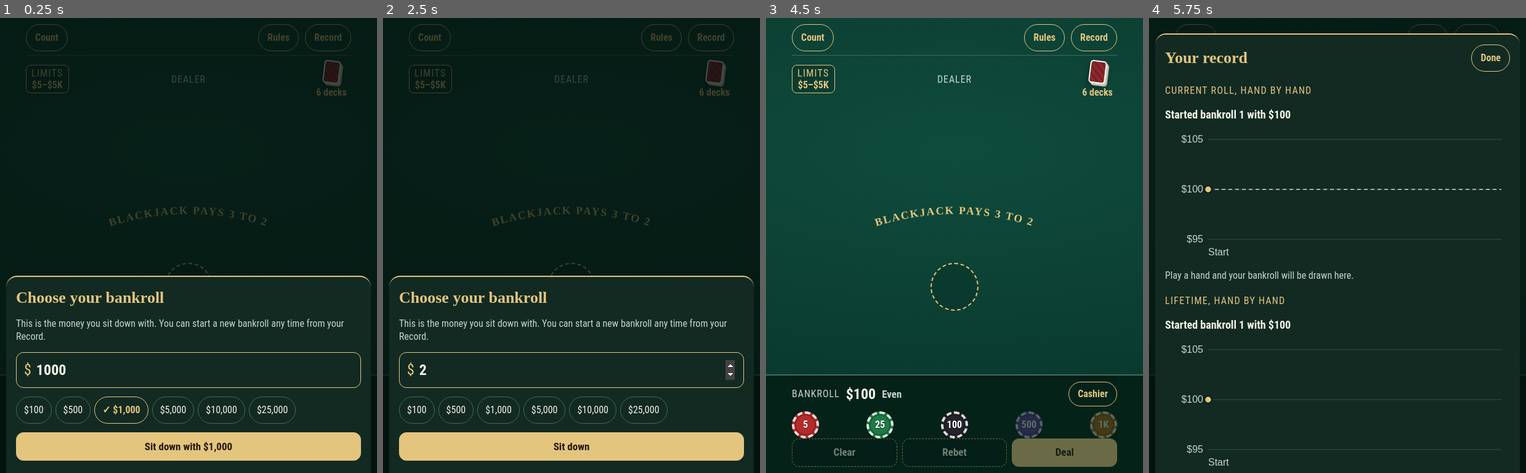
Above: before the commit, frames 1-4 (left to right).
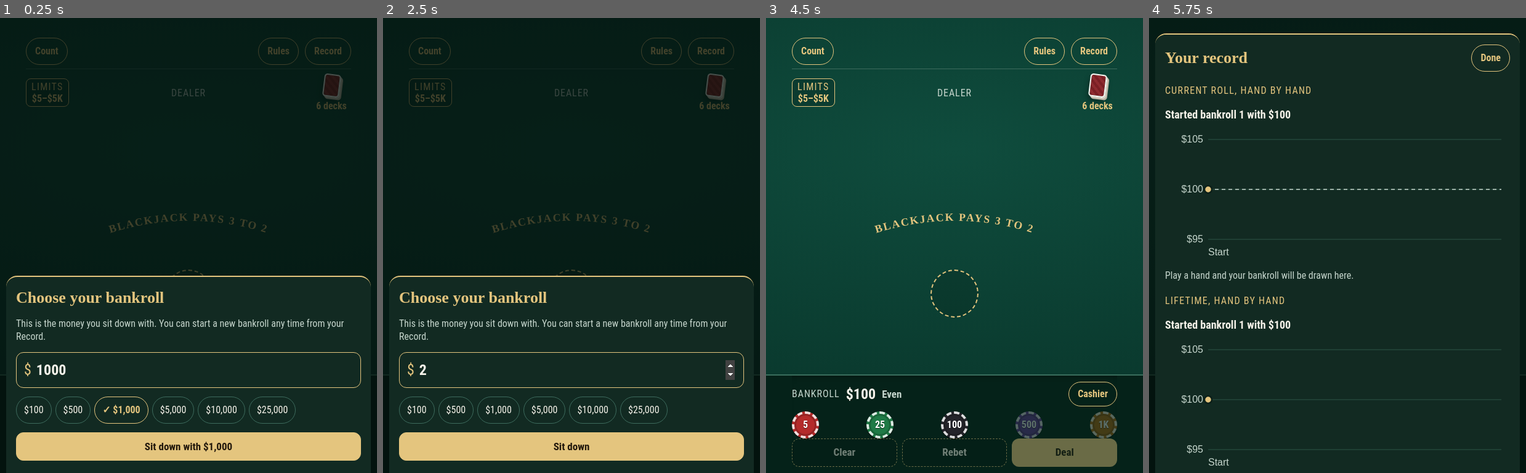
Above: after the commit, the same moments.

Repository: ahnnyc/Blackjack-
Game: browser game, page index.html
Same seed, same stepped clock (60 frames per second), same inputs: the game is played once before the commit and once after it.
Inputs (mouse positions are in pixels of both pictures, inside the frame that each line leads up to; where the layout moved, square brackets give the same spot in the first picture):
- Up to frame 1 (0.25 s): no input
- Up to frame 2 (2.5 s): move the mouse to (571, 227) [571, 218] at 1.07 s; click (571, 331) at 1.27 s; move the mouse to (533, 218) [533, 213] at 1.67 s; click (571, 295) at 1.87 s; move the mouse to (609, 218) [609, 213] at 2.27 s; click (575, 368) at 2.47 s; type "2" at 2.47 s
- Up to frame 3 (4.5 s): tap Enter at 2.5 s; move the mouse to (984, 231) [984, 222] at 2.87 s; click (954, 368) at 3.07 s; move the mouse to (905, 231) [905, 227] at 3.47 s; click "$100" at 3.67 s; move the mouse to (954, 218) [954, 209] at 4.07 s; click "Sit down with $100" at 4.27 s
- Up to frame 4 (5.75 s): move the mouse to (1397, 227) [1397, 218] at 4.67 s; click "Record" at 4.87 s; move the mouse to (1235, 195) at 5.27 s; click (1337, 404) at 5.47 s

The runs differ from the first frame. In frame 1, 1.7% of the frame differs, in the area x 6-94%, y 1-57%; in frame 2, 1.7%; in frame 3, 2.5%, in the area x 6-94%, y 1-66%; in frame 4, less than 0.1%.

Commit message:
Top buttons further below the clock-bar fade; plainer card letters
The top buttons start 44px below the clock bar instead of 22px. Card ranks
use the phone's own system typeface, where J no longer looks like a 3.

Co-Authored-By: Claude Opus 5.5 <noreply@anthropic.com>
Claude-Session: https://claude.ai/code/session_01Ni3H8S74X4EXKLd9nbNY4b

Diff:
--- a/index.html
+++ b/index.html
@@ -43,7 +43,7 @@
 #app{
   height:100%; max-width:560px; margin:0 auto; display:grid; grid-template-rows:auto 1fr auto;
   padding-left:max(16px, env(safe-area-inset-left, 0px)); padding-right:max(16px, env(safe-area-inset-right, 0px));
-  padding-block:calc(env(safe-area-inset-top, 0px) + 22px) 6px;
+  padding-block:calc(env(safe-area-inset-top, 0px) + 44px) 6px;
 }
 .num{font-variant-numeric:tabular-nums}
 
@@ -78,9 +78,9 @@
   font-family:var(--f-display);
 }
 .card + .card{margin-left:calc(var(--cw)*-.40)}
-.card .ix.ten{letter-spacing:-.11em}
+.card .ix.ten{letter-spacing:-.09em}
 .card.red{color:var(--card-red)}
-.card .ix{position:absolute;top:3px;left:4px;display:flex;flex-direction:column;align-items:center;line-height:.95;font-family:var(--f-ui);font-weight:700;letter-spacing:-.05em;font-size:max(21px, calc(var(--cw)*.46))}
+.card .ix{position:absolute;top:3px;left:4px;display:flex;flex-direction:column;align-items:center;line-height:.95;font-family:-apple-system, BlinkMacSystemFont, 'Helvetica Neue', 'Segoe UI', Roboto, Arial, sans-serif;font-weight:700;letter-spacing:-.03em;font-size:max(21px, calc(var(--cw)*.46))}
 .card .ix i{font-style:normal;letter-spacing:0;margin-top:1px;font-size:max(19px, calc(var(--cw)*.36))}
 .card .pip{position:absolute;right:5px;bottom:3px;font-size:calc(var(--cw)*.62);line-height:1}
 .card.back{background:repeating-linear-gradient(45deg,#7a1f24 0 6px,#8e2a2f 6px 12px);border:3px solid var(--card)}
--- a/sw.js
+++ b/sw.js
@@ -2,7 +2,7 @@
 // The game page itself is fetched fresh whenever the phone is online, so an update shows
 // on the very next open; the saved copy is used only when offline or the network is slow.
 // Change VERSION whenever index.html changes.
-const VERSION = 'bj-2026-11-25.2';
+const VERSION = 'bj-2026-11-25.3';
 const CORE = ['./', 'index.html', 'manifest.webmanifest', 'icon-180.png', 'icon-192.png', 'icon-512.png'];
 const PAGE_WAIT_MS = 3000;   // how long to wait for the network before using the saved copy
 
--- a/tools/game.html
+++ b/tools/game.html
@@ -63,9 +63,9 @@
   font-family:var(--f-display);
 }
 .card + .card{margin-left:calc(var(--cw)*-.40)}
-.card .ix.ten{letter-spacing:-.11em}
+.card .ix.ten{letter-spacing:-.09em}
 .card.red{color:var(--card-red)}
-.card .ix{position:absolute;top:3px;left:4px;display:flex;flex-direction:column;align-items:center;line-height:.95;font-family:var(--f-ui);font-weight:700;letter-spacing:-.05em;font-size:max(21px, calc(var(--cw)*.46))}
+.card .ix{position:absolute;top:3px;left:4px;display:flex;flex-direction:column;align-items:center;line-height:.95;font-family:-apple-system, BlinkMacSystemFont, 'Helvetica Neue', 'Segoe UI', Roboto, Arial, sans-serif;font-weight:700;letter-spacing:-.03em;font-size:max(21px, calc(var(--cw)*.46))}
 .card .ix i{font-style:normal;letter-spacing:0;margin-top:1px;font-size:max(19px, calc(var(--cw)*.36))}
 .card .pip{position:absolute;right:5px;bottom:3px;font-size:calc(var(--cw)*.62);line-height:1}
 .card.back{background:repeating-linear-gradient(45deg,#7a1f24 0 6px,#8e2a2f 6px 12px);border:3px solid var(--card)}
